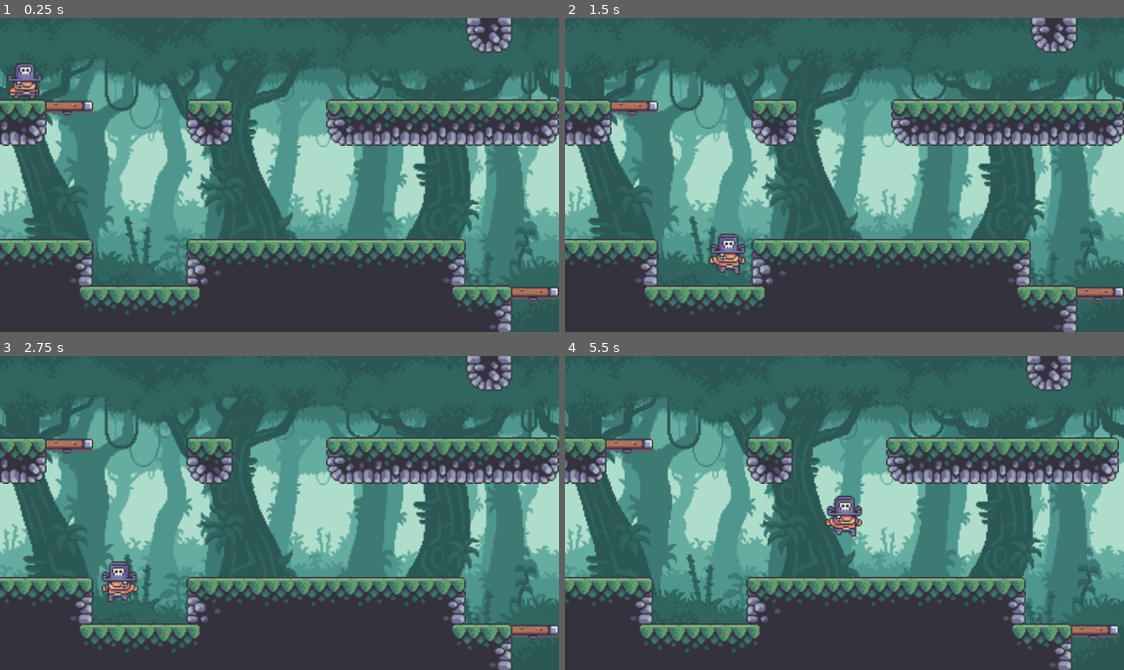
Above: before the commit, frames 1-4 (two rows, left to right).
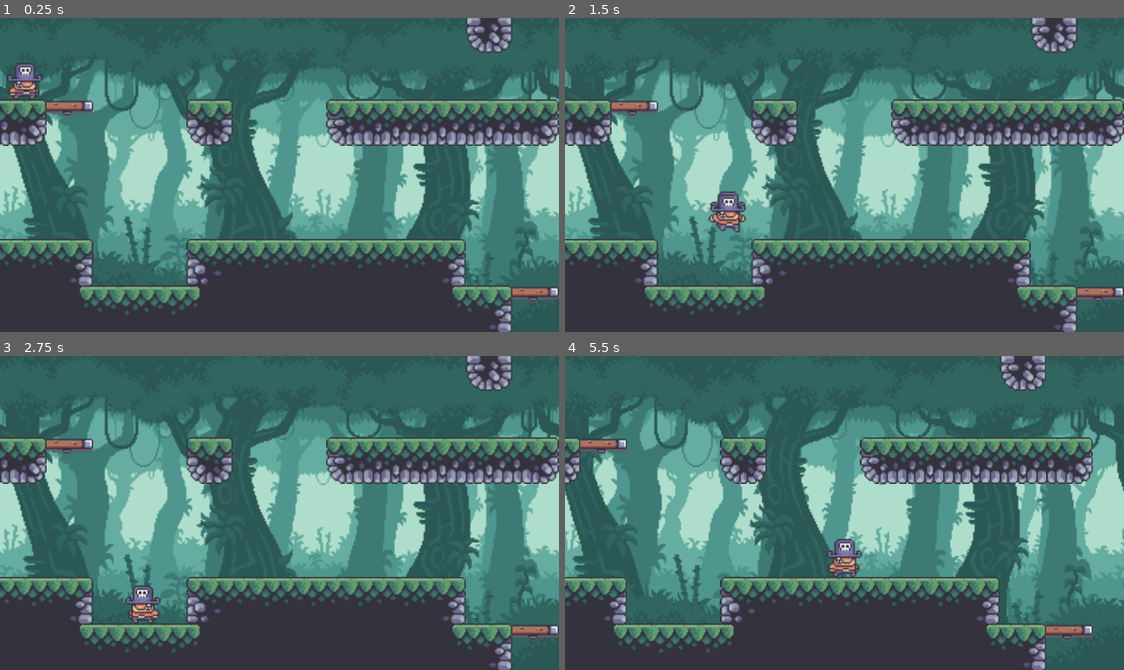
Above: after the commit, the same moments.

Repository: daniMatilla/Pirate
Game: Godot game, scene res://scenes/level.tscn
Same seed, same stepped clock (60 frames per second), same inputs: the game is played once before the commit and once after it.
Inputs:
- Up to frame 1 (0.25 s): no input
- Up to frame 2 (1.5 s): tap Enter (ui_accept) at 0.5, 1.35 s; hold Enter (ui_accept) 0.53-1.28 s; hold Right (ui_right) from 0.53 s (still down)
- Up to frame 3 (2.75 s): tap Enter (ui_accept) at 1.52, 1.82 s; release Right (ui_right) at 2.03 s; hold Left (ui_left) from 2.03 s (still down); hold Enter (ui_accept) from 2.03 s (still down)
- Up to frame 4 (5.5 s): release Left (ui_left) at 2.78 s; release Enter (ui_accept) at 2.78 s; hold Right (ui_right) 2.78-4.28 s; tap Enter (ui_accept) at 2.85, 3.02, 3.32, 4.35, 4.52, 4.82 s; hold Enter (ui_accept) 3.53-4.28 s; hold Left (ui_left) 4.28-5.03 s; hold Right (ui_right) from 5.03 s (still down); hold Enter (ui_accept) from 5.03 s (still down)

The runs differ from the first frame. In frame 2, 1.2% of the frame differs, in the area x 25-33%, y 55-82%; in frame 3, 1.1%; in frame 4, 33%, in the area x 0-100%, y 0-100%.

Commit message:
add wall-jump

Diff:
--- a/scenes/level.tscn
+++ b/scenes/level.tscn
@@ -568,7 +568,7 @@
 texture = ExtResource("5_1n17w")
 centered = false
 
-[node name="Platfoms" type="TileMap" parent="."]
+[node name="Platfoms" type="TileMap" parent="." groups=["wall"]]
 position = Vector2(0, -8)
 tile_set = SubResource("TileSet_cki1o")
 rendering_quadrant_size = 32
--- a/scenes/player/player.gd
+++ b/scenes/player/player.gd
@@ -1,35 +1,61 @@
 extends CharacterBody2D
+
+const SPEED = 100
+const GRAVITY = 64 * 9.8
+const JUMP_HEIGHT = .35
+const CAST_WALL = 10
+const BOUNDING_JUMP = (GRAVITY * JUMP_HEIGHT) / 2
 
 @onready var sprite = $Sprite
 @onready var jump_sound = $JumpSound
-@onready var screen_size = get_viewport_rect().size
-
-const SPEED = 100
-const GRAVITY = 70 * 9.8
-const JUMP = .32
+@onready var dust = $Dust
+@onready var ray_cast = $RayCast
+var is_jump: bool
+var can_move: bool
 
 func motion_ctrl(axis: Vector2):
-	velocity.x = axis.x * SPEED if (axis != Vector2.ZERO) else 0.0
-	pass
+	if can_move:
+		if axis != Vector2.ZERO:
+			velocity.x = axis.x * SPEED
+		else:
+			velocity.x = 0
 
 func animation_ctrl(axis: Vector2):
+	dust.emitting = false
 	if is_on_floor():
+		can_move = true
 		if axis.x == 0:
 			sprite.animation = "idle"
 		else:
+			dust.emitting = true
 			sprite.animation = "run"
-			sprite.flip_h = axis.x != 1
+			if axis.x == 1:
+				sprite.flip_h = false
+				ray_cast.target_position.y = CAST_WALL
+			else:
+				sprite.flip_h = true
+				ray_cast.target_position.y = -CAST_WALL
 	else:
 		if velocity.y < 0:
 			sprite.animation = "jump"
 		else:
 			sprite.animation = "fall"
-	pass
+
+func wall_jump():
+	var collider = ray_cast.get_collider()
+
+	if collider.is_in_group("wall") and is_jump:
+		jump_sound.play()
+		velocity.y -= BOUNDING_JUMP
+		if sprite.flip_h:
+			velocity.x += BOUNDING_JUMP
+			sprite.flip_h = false
+		else:
+			velocity.x -= BOUNDING_JUMP
+			sprite.flip_h = true
 
 func _ready():
-	sprite.animation = "idle"
 	sprite.play()
-	pass
 
 func _physics_process(delta):
 	velocity.y += GRAVITY * delta
@@ -39,12 +65,13 @@
 	animation_ctrl(axis)
 
 	move_and_slide()
-	pass
 
 func _input(event):
-	var event_jump = event.is_action_pressed("ui_accept")
+	is_jump = event.is_action_pressed("ui_accept")
 
-	if event_jump and is_on_floor():
-		velocity.y -= GRAVITY * JUMP
+	if is_on_floor() and is_jump:
 		jump_sound.play()
-	pass
+		velocity.y -= GRAVITY * JUMP_HEIGHT
+	elif ray_cast.is_colliding():
+		can_move = false
+		wall_jump()
--- a/scenes/player/player.tscn
+++ b/scenes/player/player.tscn
@@ -93,6 +93,9 @@
 [node name="Player" type="CharacterBody2D" groups=["player"]]
 script = ExtResource("1_4j3pd")
 
+[node name="Dust" type="CPUParticles2D" parent="."]
+emitting = false
+
 [node name="Sprite" type="AnimatedSprite2D" parent="."]
 sprite_frames = SubResource("SpriteFrames_1x86i")
 animation = &"idle"
@@ -106,3 +109,7 @@
 [node name="JumpSound" type="AudioStreamPlayer" parent="."]
 stream = ExtResource("17_k6gia")
 volume_db = -10.0
+
+[node name="RayCast" type="RayCast2D" parent="."]
+rotation = -1.5708
+target_position = Vector2(0, 0)
